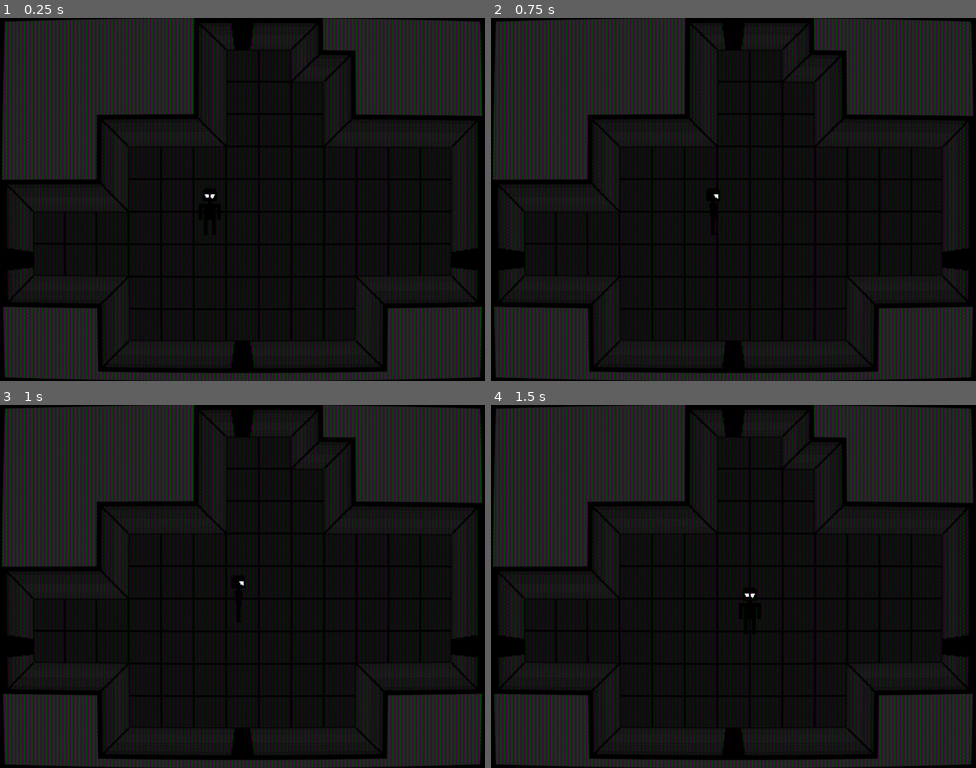
Above: before the commit, frames 1-4 (two rows, left to right).
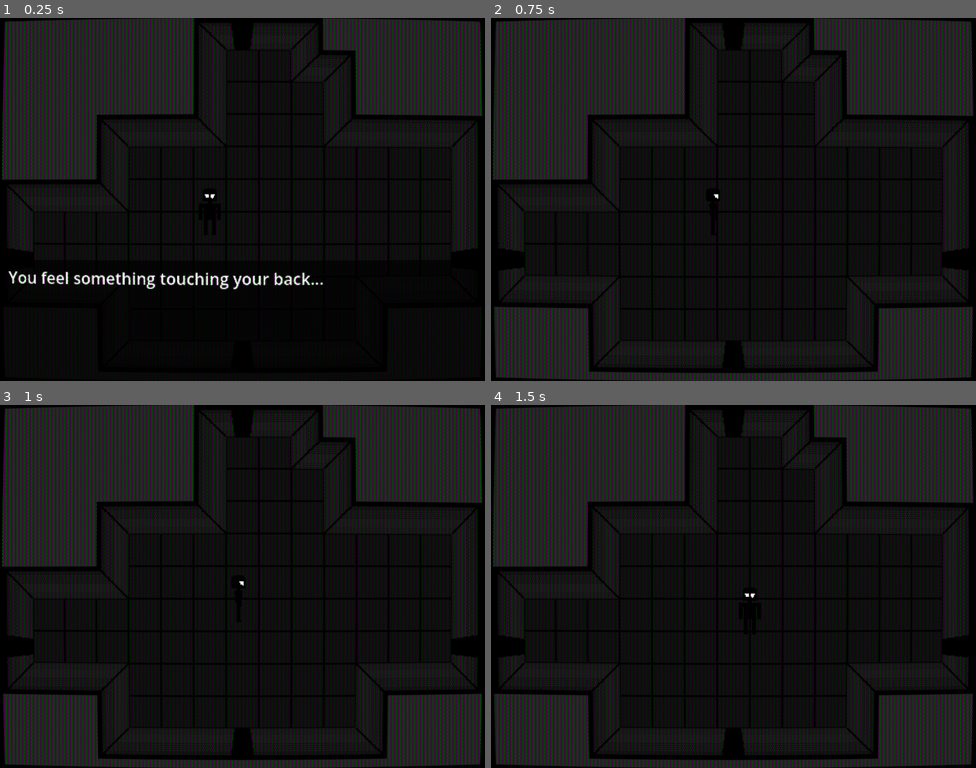
Above: after the commit, the same moments.

Repository: imLymei/LoveCraftHorror
Game: Godot game, scene res://Scenes/Main/Main.tscn
The game is run twice, just before and just after one commit, with the same random seed, the same clock (stepped at 60 frames per second) and the same inputs. The engine's default icon, where the game draws it, is replaced by a stand-in: a white triangle on a blue panel in a dark square.
Inputs:
- Up to frame 1 (0.25 s): no input
- Up to frame 2 (0.75 s): tap Enter (ui_accept) at 0.5 s; hold D (move_right) from 0.53 s (still down); hold Enter (ui_accept) from 0.53 s (still down)
- Up to frame 3 (1 s): keep holding D (move_right); keep holding Enter (ui_accept)
- Up to frame 4 (1.5 s): release D (move_right) at 1.28 s; release Enter (ui_accept) at 1.28 s; hold S (move_down) from 1.28 s (still down); tap F (interact) at 1.35 s

The runs differ from the first frame. In frame 1, 18% of the frame differs, in the area x 0-100%, y 66-100%; in frame 2, nothing differs; in frame 3, nothing differs; in frame 4, nothing differs.

Commit message:
feat: add basic dialog ui

Diff:
--- a/Globals/GameManager.gd
+++ b/Globals/GameManager.gd
@@ -1,5 +1,7 @@
 extends Node
 
+
+signal player_is_disabled_changed(new_value: bool)
 
 
 var world: Node :
@@ -11,6 +13,13 @@
 		return world
 
 var player_can_walk := true
+var player_is_disabled := false :
+	set(new_value):
+		if player_is_disabled == new_value:
+			return
+
+		player_is_disabled = new_value
+		player_is_disabled_changed.emit(player_is_disabled)
 
 var UI_Overlay: UIOverlay :
 	get():
--- a/Scenes/Dev/Dev.gd
+++ b/Scenes/Dev/Dev.gd
@@ -1 +1,5 @@
 extends Node2D
+
+
+func _ready() -> void:
+	GameManager.UI_Overlay.show_dialog("", "You feel something touching your back...")
--- a/Scenes/Player/Player.gd
+++ b/Scenes/Player/Player.gd
@@ -13,6 +13,10 @@
 
 var input_direction: Vector2
 var _last_input_direction: Vector2
+
+
+func _ready() -> void:
+	GameManager.player_is_disabled_changed.connect(_on_player_is_disabled_changed)
 
 
 func _unhandled_input(event: InputEvent) -> void:
@@ -54,3 +58,8 @@
 		sprite_2d.flip_h = true
 		sprite_2d.frame = 1
 		interaction_anchor.rotation = Vector2.RIGHT.angle()
+
+
+func _on_player_is_disabled_changed(new_value: bool) -> void:
+	set_process_unhandled_input(not new_value)
+	set_physics_process(not new_value)
--- /dev/null
+++ b/Scenes/UI/DialogUI/DialogUI.gd
@@ -0,0 +1,40 @@
+class_name DialogUI
+extends Control
+
+
+signal dialog_closed
+
+
+@onready var title_label: Label = %TitleLabel
+@onready var dialog_label: Label = %DialogLabel
+
+
+func _unhandled_input(event: InputEvent) -> void:
+	if event.is_action_pressed("ui_accept"):
+		cloose_dialog()
+
+
+
+func open_dialog(title: String, text: String) -> void:
+	show()
+	set_title(title)
+	set_text(text)
+	set_process_unhandled_input(true)
+
+
+func cloose_dialog() -> void:
+	set_process_unhandled_input(false)
+	hide()
+	dialog_closed.emit()
+
+
+func set_title(text: String) -> void:
+	if text.is_empty():
+		title_label.hide()
+	else:
+		title_label.show()
+		title_label.text = text
+
+
+func set_text(text: String) -> void:
+	dialog_label.text = text
--- /dev/null
+++ b/Scenes/UI/DialogUI/DialogUI.tscn
@@ -0,0 +1,51 @@
+[gd_scene format=3 uid="uid://jwbu5dcm3pfn"]
+
+[ext_resource type="Script" uid="uid://ylrorn5yng3v" path="res://Scenes/UI/DialogUI/DialogUI.gd" id="1_vcpop"]
+
+[sub_resource type="StyleBoxFlat" id="StyleBoxFlat_vcpop"]
+bg_color = Color(0, 0, 0, 0.78431374)
+
+[node name="DialogUI" type="Control" unique_id=366803608]
+custom_minimum_size = Vector2(0, 120)
+layout_mode = 3
+anchors_preset = 12
+anchor_top = 1.0
+anchor_right = 1.0
+anchor_bottom = 1.0
+grow_horizontal = 2
+grow_vertical = 0
+script = ExtResource("1_vcpop")
+
+[node name="Panel" type="Panel" parent="." unique_id=2074616868]
+layout_mode = 1
+anchors_preset = 15
+anchor_right = 1.0
+anchor_bottom = 1.0
+grow_horizontal = 2
+grow_vertical = 2
+theme_override_styles/panel = SubResource("StyleBoxFlat_vcpop")
+
+[node name="MarginContainer" type="MarginContainer" parent="." unique_id=573258691]
+layout_mode = 1
+anchors_preset = 15
+anchor_right = 1.0
+anchor_bottom = 1.0
+grow_horizontal = 2
+grow_vertical = 2
+theme_override_constants/margin_left = 6
+theme_override_constants/margin_top = 6
+theme_override_constants/margin_right = 6
+theme_override_constants/margin_bottom = 6
+
+[node name="VBoxContainer" type="VBoxContainer" parent="MarginContainer" unique_id=2122274681]
+layout_mode = 2
+
+[node name="TitleLabel" type="Label" parent="MarginContainer/VBoxContainer" unique_id=469690846]
+unique_name_in_owner = true
+layout_mode = 2
+text = "Title"
+
+[node name="DialogLabel" type="Label" parent="MarginContainer/VBoxContainer" unique_id=1854314789]
+unique_name_in_owner = true
+layout_mode = 2
+text = "Dialog"
--- a/Scenes/UI/UIOverlay/UIOverlay.gd
+++ b/Scenes/UI/UIOverlay/UIOverlay.gd
@@ -3,7 +3,7 @@
 
 
 @onready var inventory_UI: Control = %InventoryUI
-
+@onready var dialog_ui: DialogUI = %DialogUI
 
 
 var current_menu: Control = null
@@ -13,6 +13,8 @@
 	for child in get_children():
 		if child is CanvasItem:
 			child.hide()
+
+	dialog_ui.dialog_closed.connect(_on_dialog_closed)
 
 
 func open_inventory() -> void:
@@ -26,3 +28,12 @@
 	current_menu = inventory_UI
 	current_menu.visible = true
 	GameManager.player_can_walk = false
+
+
+func show_dialog(title: String, text: String) -> void:
+	GameManager.player_is_disabled = true
+	dialog_ui.open_dialog(title, text)
+
+
+func _on_dialog_closed() -> void:
+	GameManager.player_is_disabled = false
--- a/Scenes/UI/UIOverlay/UIOverlay.tscn
+++ b/Scenes/UI/UIOverlay/UIOverlay.tscn
@@ -1,10 +1,15 @@
 [gd_scene format=3 uid="uid://csb8gds7yvboc"]
 
 [ext_resource type="Script" uid="uid://dnvwihayr2xq1" path="res://Scenes/UI/UIOverlay/UIOverlay.gd" id="1_w231r"]
-[ext_resource type="PackedScene" uid="uid://bwftinn8xf6v8" path="res://Scenes/UI/Inventory/InventoryUI.tscn" id="2_bo724"]
+[ext_resource type="PackedScene" uid="uid://bwftinn8xf6v8" path="res://Scenes/UI/InventoryUI/InventoryUI.tscn" id="2_bo724"]
+[ext_resource type="PackedScene" uid="uid://jwbu5dcm3pfn" path="res://Scenes/UI/DialogUI/DialogUI.tscn" id="3_bo724"]
 
 [node name="UIOverlay" type="CanvasLayer" unique_id=701071031 groups=["UIOverlay"]]
 script = ExtResource("1_w231r")
 
 [node name="InventoryUI" parent="." unique_id=1543015924 instance=ExtResource("2_bo724")]
 unique_name_in_owner = true
+visible = false
+
+[node name="DialogUI" parent="." unique_id=366803608 instance=ExtResource("3_bo724")]
+unique_name_in_owner = true
Not shown, added: Scenes/UI/DialogUI/DialogUI.gd.uid
Renamed: Scenes/UI/Inventory/InventoryUI.tscn -> Scenes/UI/InventoryUI/InventoryUI.tscn
